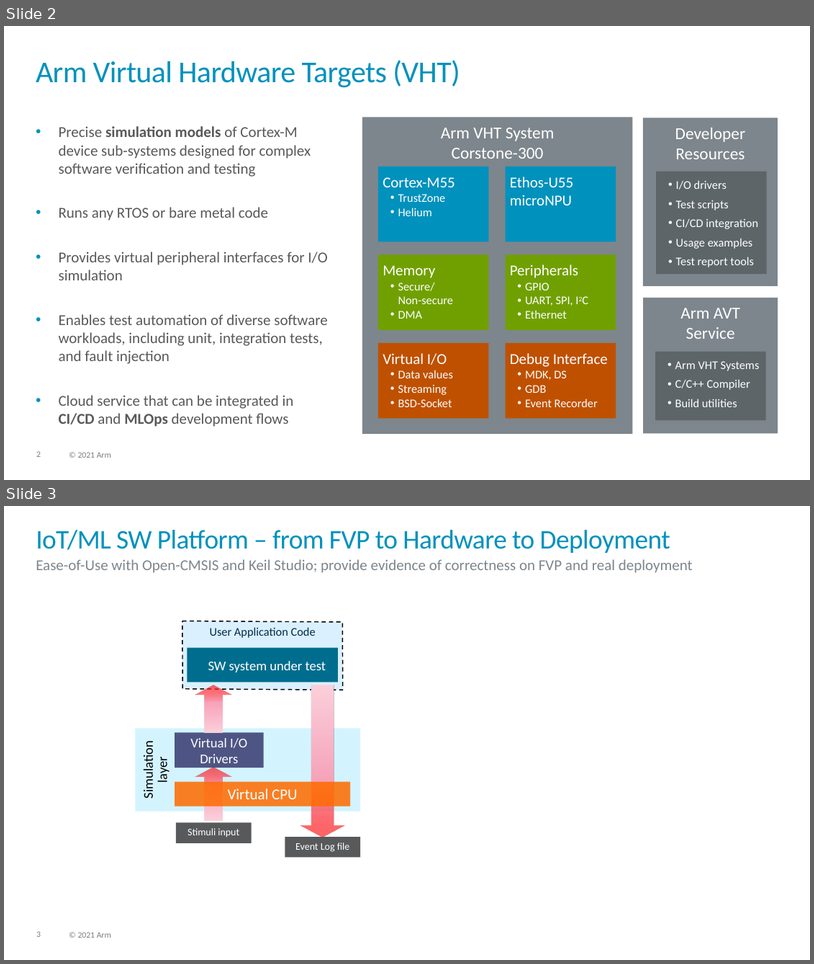
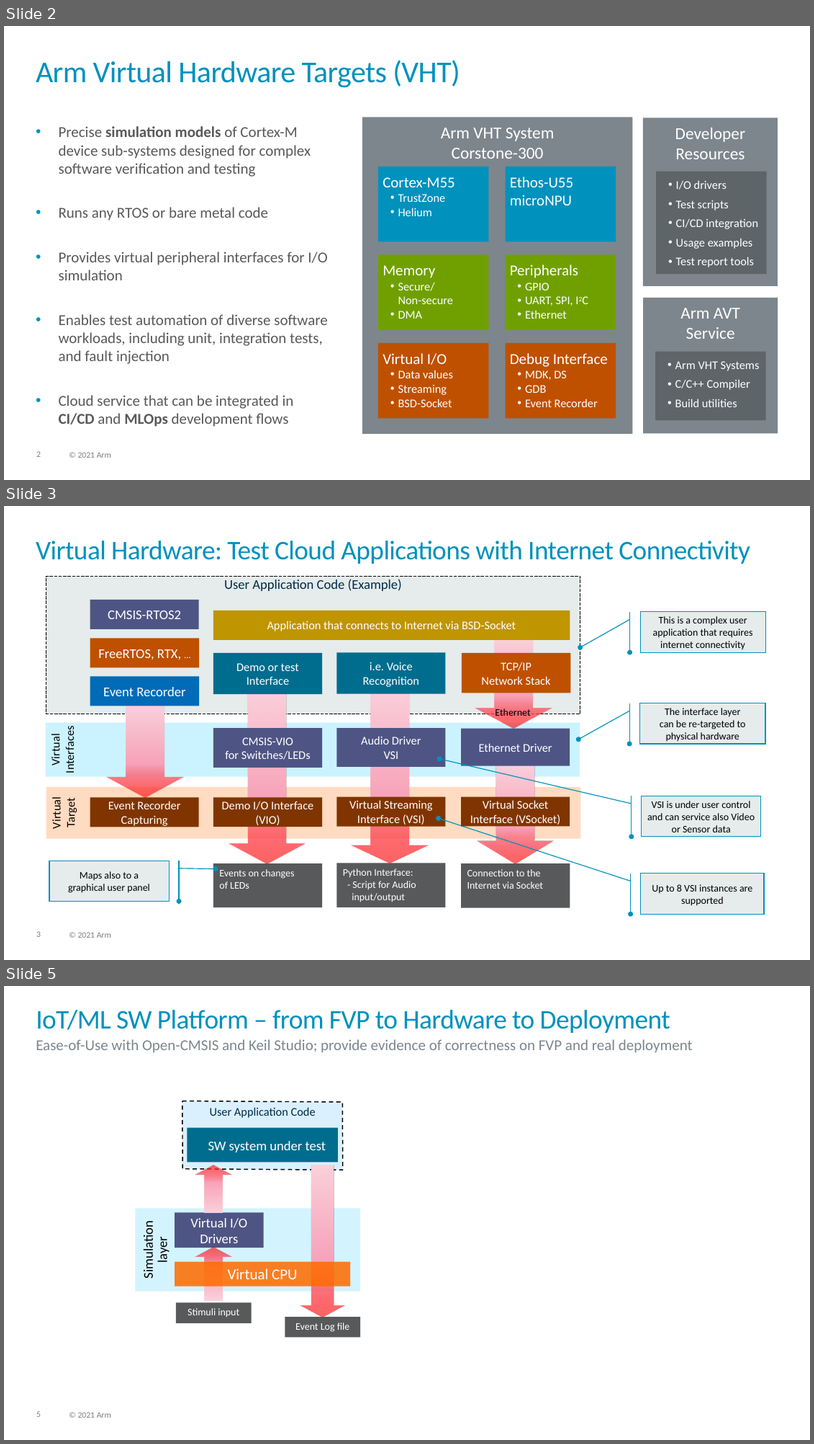
Before and after one commit to ARM-software/AVH, a slide deck: DoxyGen/overview/src/images/img_src.pptx. Shown one above the other, each under a label of ours: slides 2 and 3 before the commit, slides 2, 3 and 5 after it; the slides between them are not shown. The pictures are 814x964 and 814x1444 pixels, drawn with LibreOffice and Linux fonts; fonts in the diff are those of the drawing; background and template pictures are left out. Boxes give left, top, right and bottom in pixels: in the first picture for what was removed or moved away, otherwise in the second. Text is boxed around its words. In the diff, an @@ line names an element or a change of style, - is before the commit and + after.

Commit message:
Docs: Added 1050evkb support. Added audio output support. Fixed inconsistences.

```diff
--- a/DoxyGen/overview/src/images/img_src.pptx
+++ b/DoxyGen/overview/src/images/img_src.pptx
@@ slide 3 added at [4, 506, 810, 960], background #FFFFFF; not listed: 2 template elements that a slide beside it also shows @@
@@ title added at [36, 541, 751, 564], 32 pt, text #0091BD @@
+Virtual Hardware: Test Cloud Applications with Internet Connectivity
@@ rectangle added at [46, 576, 581, 714], fill #E5ECEB, outline #000000 0.75 pt dashed, 16 pt, text #002B49 @@
+User Application Code (Example)
@@ rectangle added at [90, 600, 199, 629], fill #4E5584, 16 pt, text #FFFFFF @@
+CMSIS-RTOS2
@@ rectangle added at [214, 610, 570, 641], fill #BF9500, 14 pt, text #FFFFFF @@
+Application that connects to Internet via BSD-Socket
@@ accent border callout added at [641, 612, 766, 652], fill #E5ECEB, outline #0091BD 1 pt, 12 pt, text #000000 @@
+This is a complex user application that requires internet connectivity
@@ rectangle added at [90, 638, 199, 667], fill #BF5000, 16 pt, text #FFFFFF @@
+FreeRTOS, RTX, …
@@ rectangle added at [214, 653, 322, 694], fill #006D8E, 14 pt, text #FFFFFF @@
+Demo or test
+Interface
@@ rectangle added at [337, 652, 445, 693], fill #006D8E, 14 pt, text #FFFFFF @@
+i.e. Voice
+Recognition
@@ rectangle added at [462, 653, 571, 693], fill #BF5000, 14 pt, text #FFFFFF @@
+TCP/IP
+Network Stack
@@ down arrow added at [476, 638, 553, 728], fill gradient #FBD1DC to #F8A2B9 to #FF0000 @@
@@ rectangle added at [90, 677, 199, 706], fill #006BB6, 16 pt, text #FFFFFF @@
+Event Recorder
@@ down arrow added at [229, 687, 306, 864], fill gradient #FBD1DC to #F8A2B9 to #FF0000 @@
@@ down arrow added at [352, 685, 429, 863], fill gradient #FBD1DC to #F8A2B9 to #FF0000 @@
@@ down arrow added at [107, 705, 184, 797], fill gradient #FBD1DC to #F8A2B9 to #FF0000 @@
@@ text added at [495, 708, 530, 716], 12 pt, text #000000 @@
+Ethernet
@@ accent border callout added at [640, 703, 766, 744], fill #E5ECEB, outline #0091BD 1 pt, 12 pt, text #000000 @@
+The interface layer
+can be re-targeted to physical hardware
@@ rectangle added at [46, 723, 581, 777], fill #7FE1FF at 40% opacity, 14 pt, text #000000 @@
+Virtual
+Interfaces
@@ rectangle added at [214, 728, 322, 767], fill #4E5584, 14 pt, text #FFFFFF @@
+CMSIS-VIO
+for Switches/LEDs
@@ rectangle added at [337, 728, 445, 767], fill #4E5584, 14 pt, text #FFFFFF @@
+Audio Driver
+VSI
@@ rectangle added at [461, 728, 570, 765], fill #4E5584, 14 pt, text #FFFFFF @@
+Ethernet Driver
@@ down arrow added at [477, 764, 554, 864], fill gradient #FBD1DC to #F8A2B9 to #FF0000 @@
@@ rectangle added at [46, 787, 581, 838], fill #FFA666 at 40% opacity, 14 pt, text #000000 @@
+Virtual
+Target
@@ rectangle added at [90, 797, 199, 826], fill #803600, 14 pt, text #FFFFFF @@
+Event Recorder
+Capturing
@@ rectangle added at [214, 797, 322, 826], fill #803600, 14 pt, text #FFFFFF @@
+Demo I/O Interface
+(VIO)
@@ rectangle added at [337, 797, 445, 826], fill #803600, 14 pt, text #FFFFFF @@
+Virtual Streaming Interface (VSI)
@@ rectangle added at [461, 796, 570, 826], fill #803600, 14 pt, text #FFFFFF @@
+Virtual Socket Interface (VSocket)
@@ accent border callout added at [642, 795, 761, 836], fill #E5ECEB, outline #0091BD 1 pt, 12 pt, text #000000 @@
+VSI is under user control and can service also Video or Sensor data
@@ accent border callout added at [49, 860, 169, 901], fill #E5ECEB, outline #0091BD 1 pt, 12 pt, text #000000 @@
+Maps also to a
+graphical user panel
@@ rectangle added at [214, 864, 322, 908], fill #58595B, 12 pt, text #FFFFFF @@
+Events on changes of LEDs
@@ rectangle added at [337, 863, 445, 907], fill #58595B, 12 pt, text #FFFFFF @@
+Python Interface:
+- Script for Audio
+input/output
@@ rectangle added at [461, 864, 570, 908], fill #58595B, 12 pt, text #FFFFFF @@
+Connection to the Internet via Socket
@@ accent border callout added at [641, 873, 764, 914], fill #E5ECEB, outline #0091BD 1 pt, 12 pt, text #000000 @@
+Up to 8 VSI instances are
+supported
@@ what was slide 3 is now slide 5 @@
@@ page number at [36, 1411, 41, 1417]: text changed @@
-3
+5
```
Also in this commit, not shown: 2 slides changed, 13 other files.
